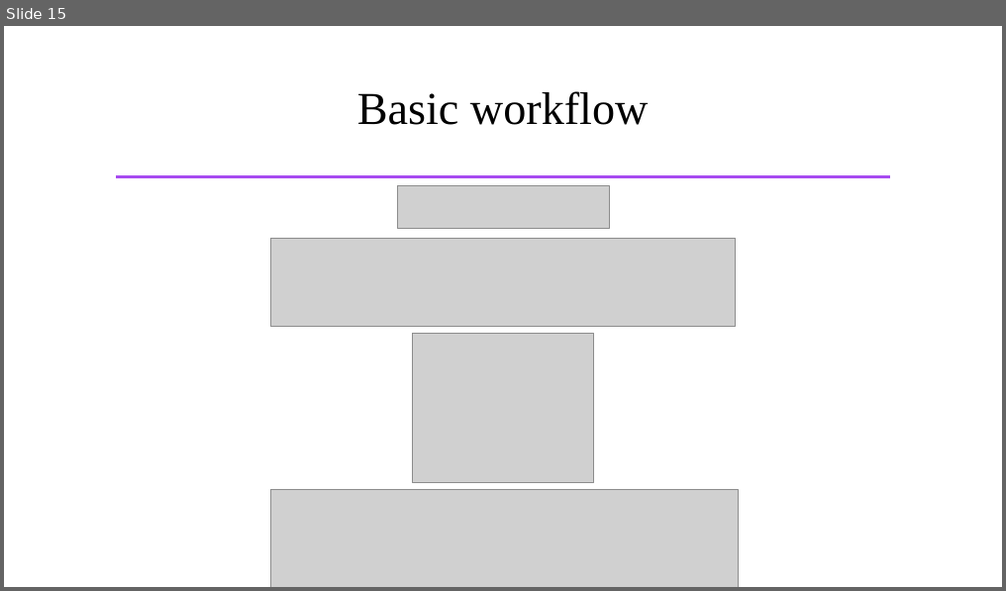
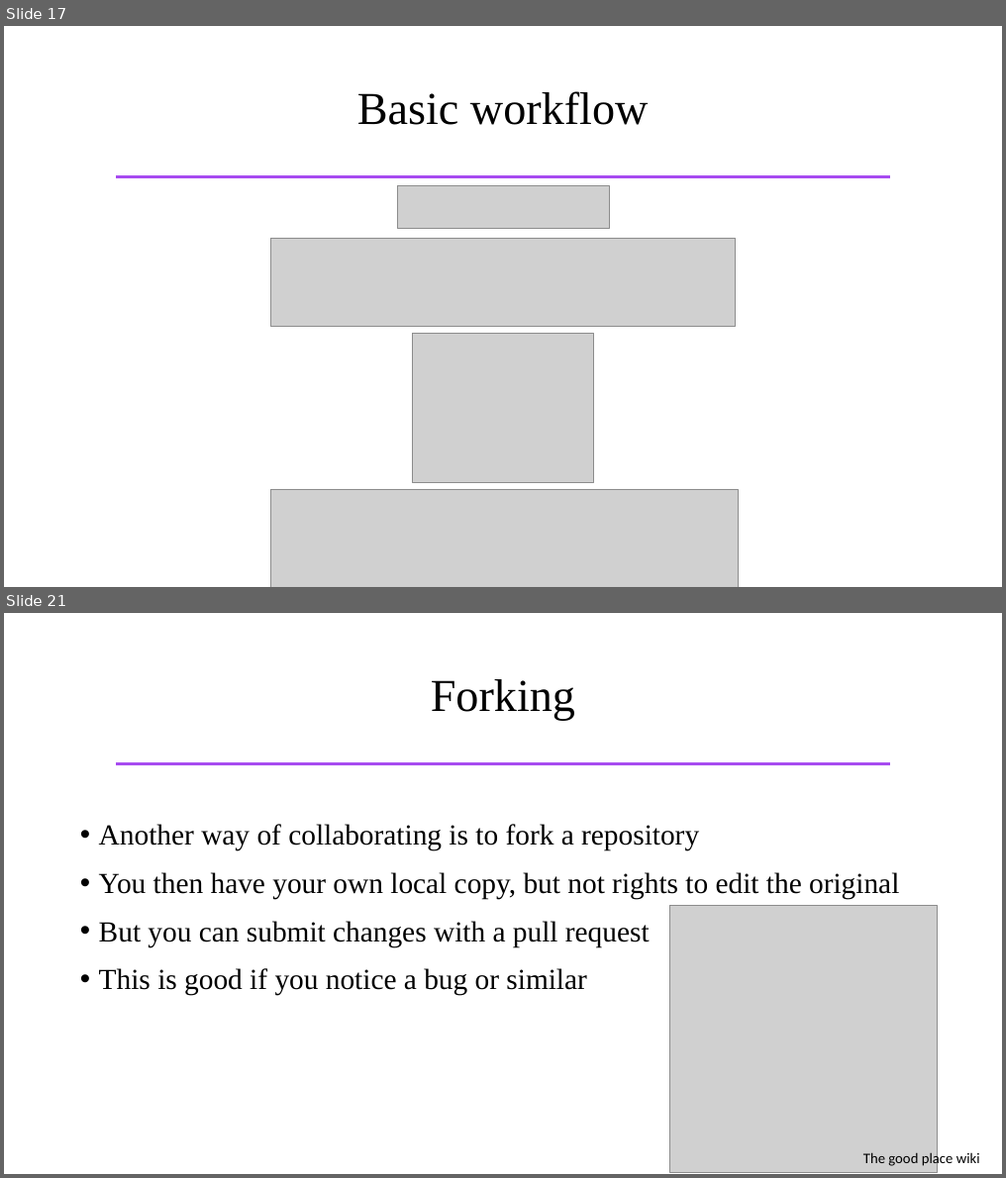
Before and after one commit to samhforbes/GitHub_Tools, a slide deck: GitHub_Tools.pptx. Shown one above the other, each under a label of ours: slide 15 before the commit, slides 17 and 21 after it; the slides between them are not shown. The pictures are 1006x591 and 1006x1178 pixels, drawn with LibreOffice and Linux fonts; fonts in the diff are those of the drawing; grey boxes stand for pictures. Boxes give left, top, right and bottom in pixels: in the first picture for what was removed or moved away, otherwise in the second. Text is boxed around its words. In the diff, an @@ line names an element or a change of style, - is before the commit and + after.

```diff
--- a/GitHub_Tools.pptx
+++ b/GitHub_Tools.pptx
@@ slide 21 added at [4, 613, 1002, 1174], background #FFFFFF; not listed: 1 template element that a slide beside it also shows @@
@@ title added at [431, 679, 575, 721], 44 pt, text #000000 @@
+Forking
@@ text added at [99, 824, 899, 995], 28 pt, text #000000 @@
+• Another way of collaborating is to fork a repository
+• You then have your own local copy, but not rights to edit the original
+• But you can submit changes with a pull request
+• This is good if you notice a bug or similar
@@ picture added at [669, 906, 937, 1173] @@
@@ text added at [863, 1151, 980, 1167], 14 pt, text #000000 @@
+The good place wiki
@@ what was slide 15 is now slide 17 @@
```
Also in this commit, not shown: 1 slide changed, 12 other slides added.
